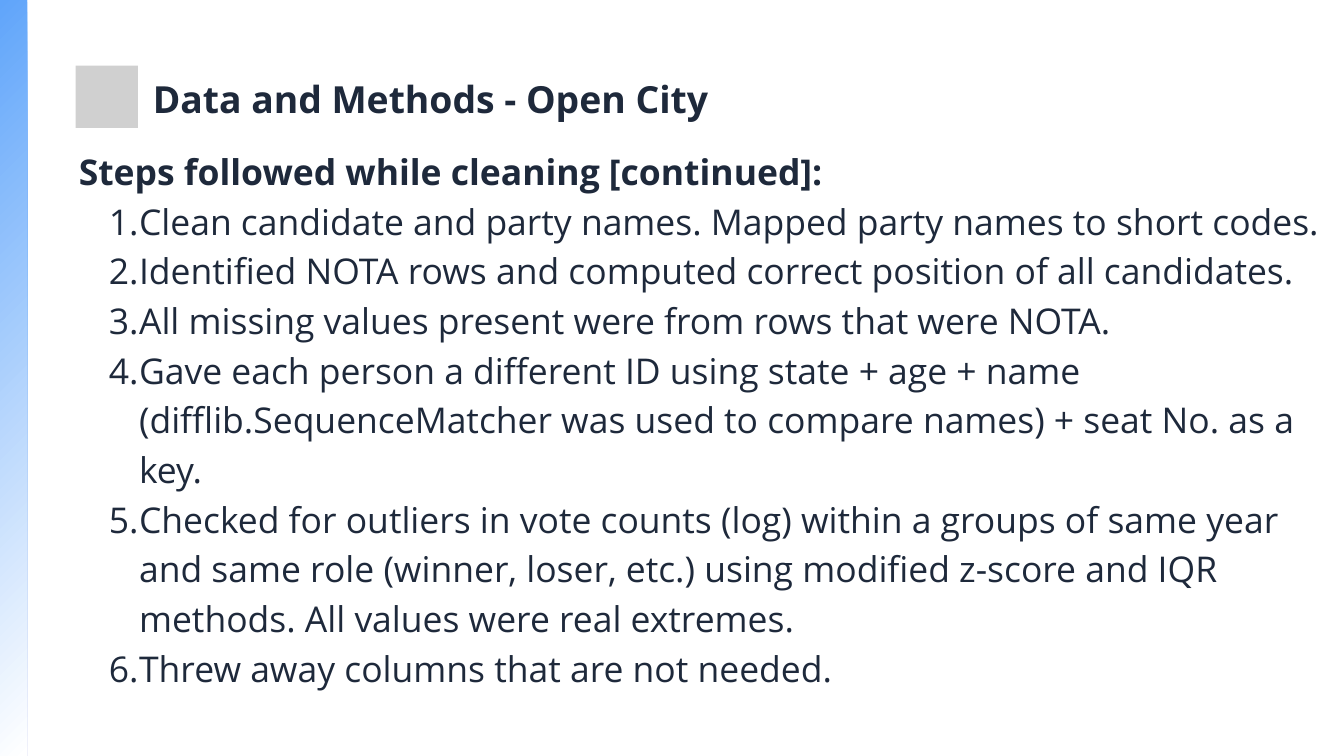
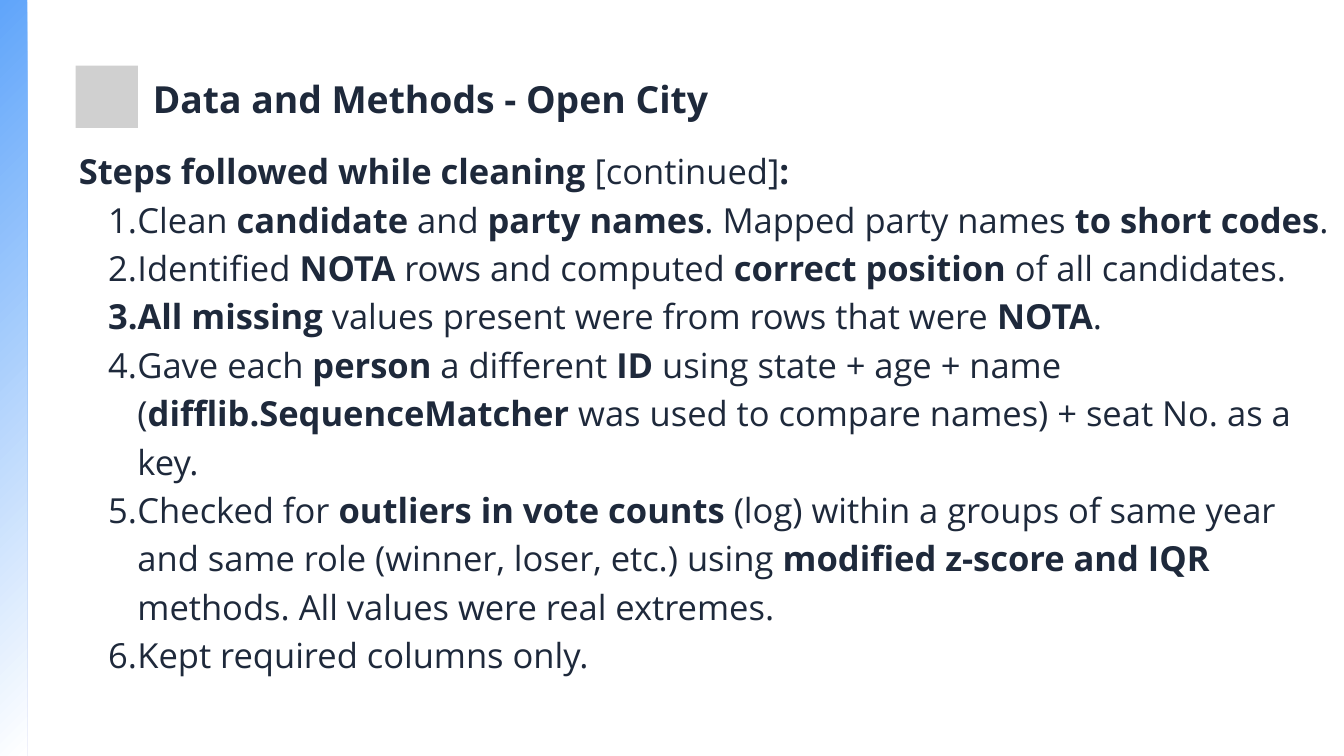
Before and after one commit to Bhupathi-Nithin-Agnihotri/DCV-Project, a slide deck: slide 11 of DCV-Project.pptx. Drawn at 1344x756 pixels with LibreOffice and Linux fonts; fonts in the diff are those of the drawing; grey boxes stand for pictures. Boxes give left, top, right and bottom in pixels: in the first picture for what was removed or moved away, otherwise in the second. Text is boxed around its words. In the diff, an @@ line names an element or a change of style, - is before the commit and + after.

```diff
--- a/DCV-Project.pptx
+++ b/DCV-Project.pptx
@@ text at (79, 157, 1329, 621): size 38 to 37 pt; bold off in "[continued]:"; bold on in "candidate party names. to short codes.", "NOTA correct position", "All missing NOTA.", "person ID (difflib.SequenceMatcher" and 1 more places; line spacing 53.2pt to 51.8pt; indent changed @@
@@ text at (108, 641, 589, 677): text changed; size 38 to 37 pt @@
-  6. Threw away columns that are not needed.
+  6. Kept required columns only.
```
Also in this commit, not shown: 10 other slides changed, 1 other file.
